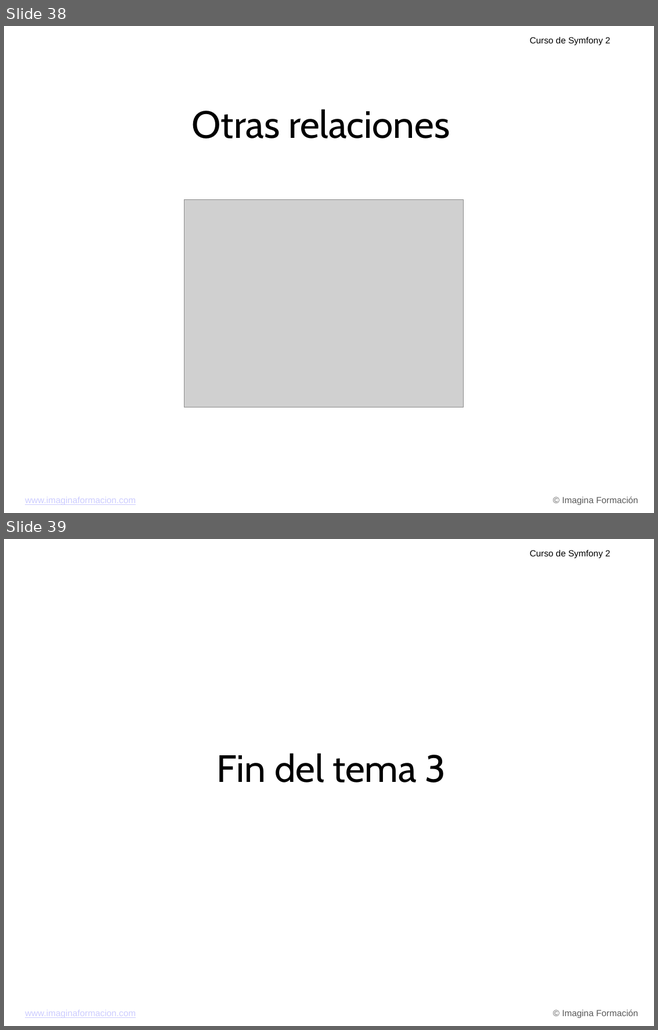
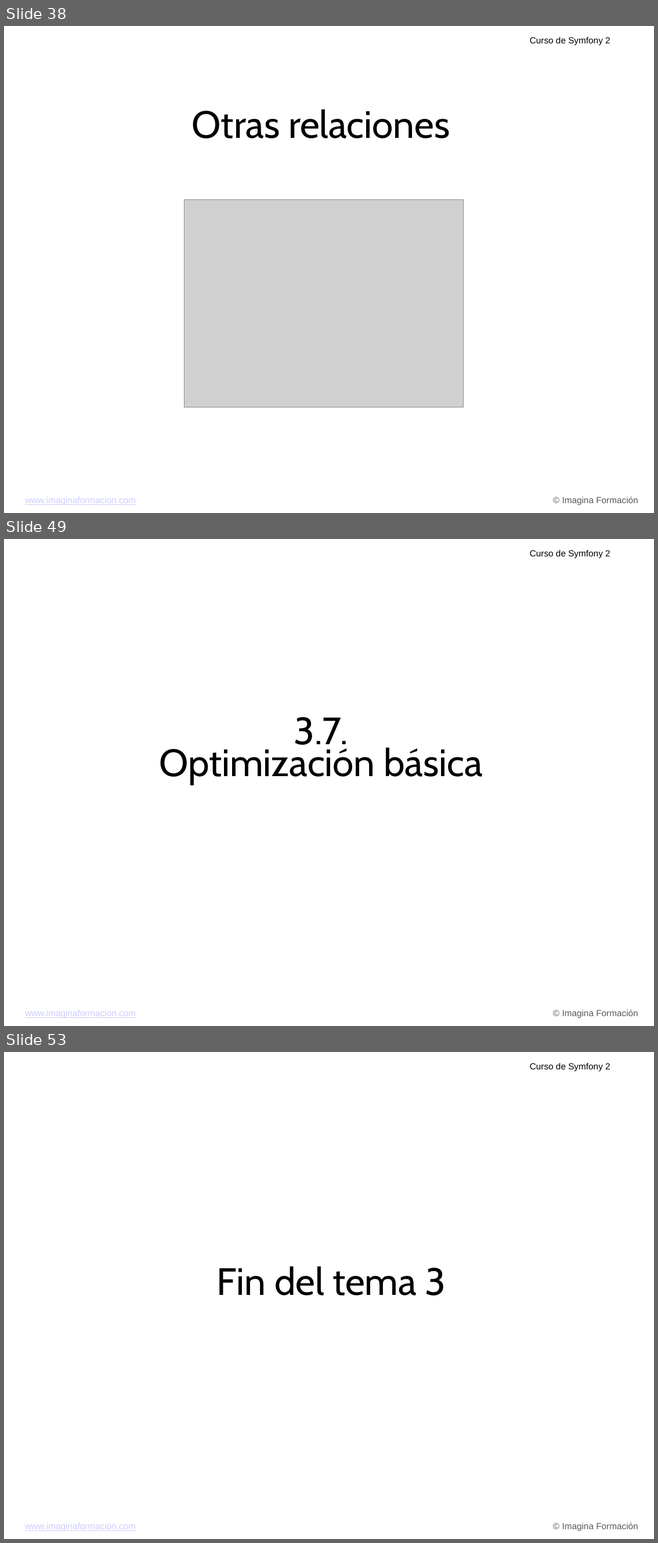
Before and after one commit to carlescliment/curso-symfony2, a slide deck: compiled/ppt/Tema 3.ppt. Shown one above the other, each under a label of ours: slides 38 and 39 before the commit, slides 38, 49 and 53 after it; the slides between them are not shown. The pictures are 658x1030 and 658x1543 pixels, drawn with LibreOffice and Linux fonts; fonts in the diff are those of the drawing; grey boxes stand for pictures; background and template pictures are left out. Boxes give left, top, right and bottom in pixels: in the first picture for what was removed or moved away, otherwise in the second. Text is boxed around its words. In the diff, an @@ line names an element or a change of style, - is before the commit and + after.

```diff
--- a/compiled/ppt/Tema 3.ppt
+++ b/compiled/ppt/Tema 3.ppt
@@ slide 49 added at (x1=4, y1=539, x2=654, y2=1026), background picture (left out); not listed: 3 template elements that a slide beside it also shows @@
@@ text added at (x1=159, y1=717, x2=482, y2=785), 60 pt, text #000000 @@
+3.7.
+Optimización básica
@@ what was slide 39 is now slide 53 @@
```
Also in this commit, not shown: 13 other slides added.
